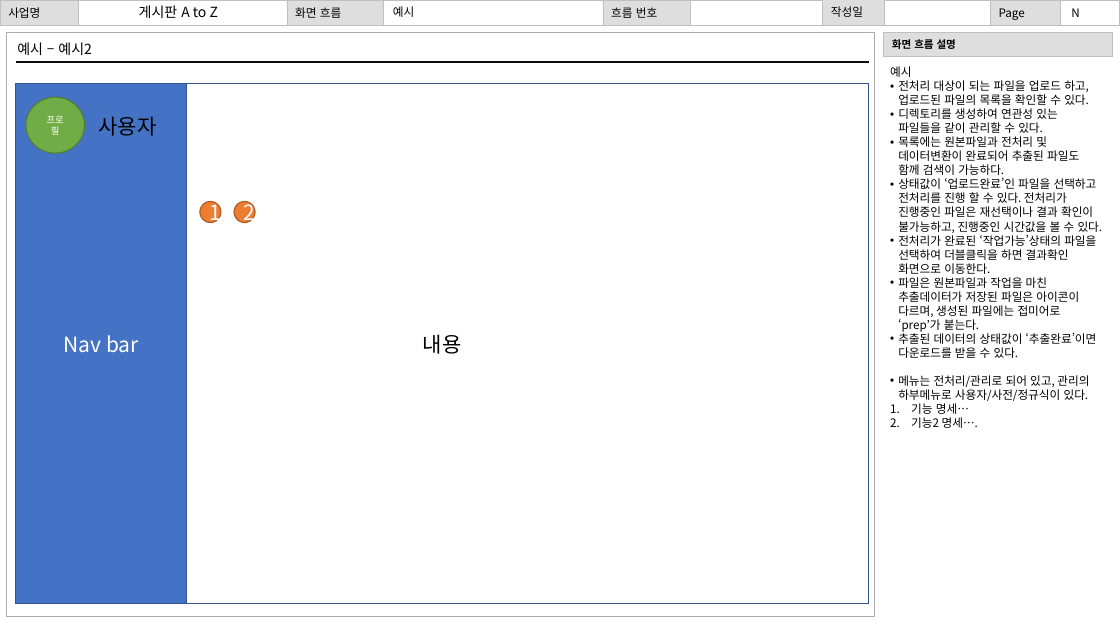
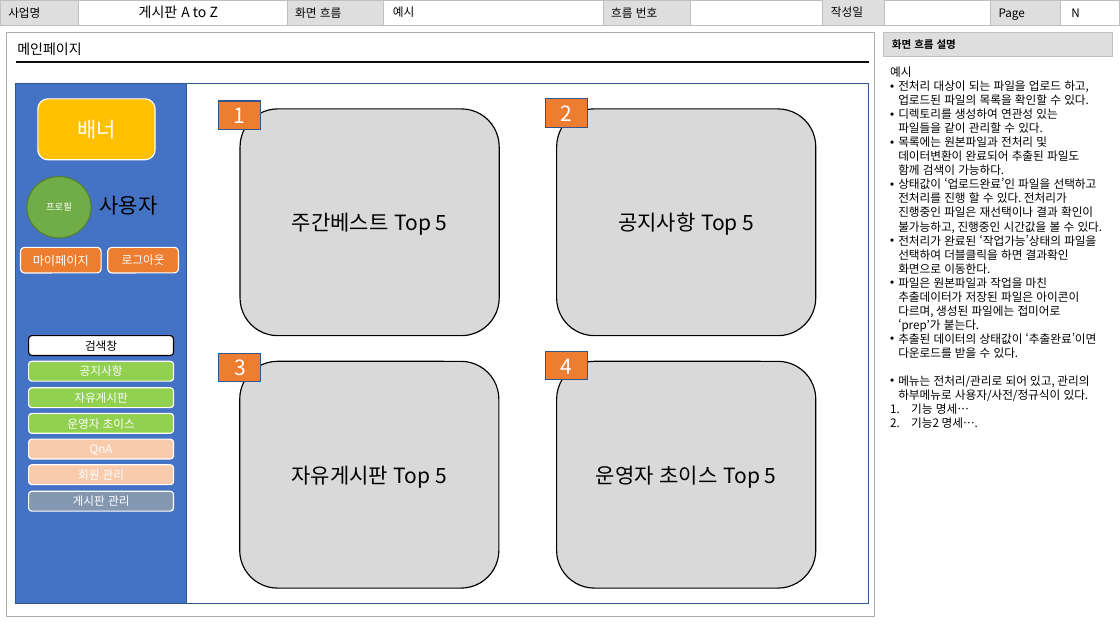
Before and after one commit to gihangShin/test, a slide deck: slide 3 of 문서/화면 설계서/화면설계서 이혁준.pptx (slide 2 before the commit). Drawn at 1120x630 pixels with LibreOffice and Linux fonts; fonts in the diff are those of the drawing. Boxes give left, top, right and bottom in pixels: in the first picture for what was removed or moved away, otherwise in the second. Text is boxed around its words. In the diff, an @@ line names an element or a change of style, - is before the commit and + after.

```diff
--- a/문서/화면 설계서/화면설계서 이혁준.pptx
+++ b/문서/화면 설계서/화면설계서 이혁준.pptx
@@ text at [17, 42, 81, 55]: text changed @@
-예시 – 예시2
+메인페이지
@@ rounded rectangle added at [38, 99, 155, 160], fill #FFC000, outline #FFFFFF 1 pt, 18 pt, text #FFFFFF @@
+배너
@@ rectangle "1": place and size @@
-rectangle "1" at [200, 202, 221, 223]
+rectangle "1" at [218, 101, 260, 129]
@@ rectangle "1" at [218, 101, 260, 129]: ellipse to rectangle; outline #AF5C24 1 pt to #325491 1 pt @@
@@ rounded rectangle added at [240, 109, 499, 336], fill #D9D9D9, outline #000000 1 pt, 18 pt, text #000000 @@
+주간베스트 Top 5
@@ rectangle "2" at [545, 99, 587, 128]: ellipse to rectangle; outline #AF5C24 1 pt to #325491 1 pt @@
@@ rectangle "2": place and size @@
-rectangle "2" at [234, 202, 255, 223]
+rectangle "2" at [545, 99, 587, 128]
@@ rounded rectangle added at [557, 109, 816, 336], fill #D9D9D9, outline #000000 1 pt, 18 pt, text #000000 @@
+공지사항 Top 5
@@ ellipse "프로필": place and size @@
-ellipse "프로필" at [26, 97, 85, 154]
+ellipse "프로필" at [27, 176, 91, 238]
@@ text "사용자": place and size @@
-text "사용자" at [98, 116, 156, 136]
+text "사용자" at [99, 195, 157, 215]
@@ rounded rectangle added at [20, 247, 101, 272], fill #ED7D31, outline #FFFFFF 1 pt, 10.5 pt, text #FFFFFF @@
+마이페이지
@@ rounded rectangle added at [108, 247, 178, 272], fill #ED7D31, outline #FFFFFF 1 pt, 10 pt, text #FFFFFF @@
+로그아웃
@@ rounded rectangle added at [29, 336, 173, 356], fill #FFFFFF, outline #000000 1 pt, 10 pt, text #000000 @@
+검색창
@@ text in rectangle at [64, 335, 139, 352]: text removed @@
-Nav bar
@@ rectangle added at [219, 353, 261, 381], fill #ED7D31, outline #325491 1 pt, 18 pt, text #FFFFFF @@
+3
@@ text in rectangle at [423, 334, 462, 354]: text removed @@
-내용
@@ rectangle added at [545, 351, 587, 380], fill #ED7D31, outline #325491 1 pt, 18 pt, text #FFFFFF @@
+4
@@ rounded rectangle added at [29, 361, 173, 381], fill #92D050, outline #FFFFFF 1 pt, 10 pt, text #FFFFFF @@
+공지사항
@@ rounded rectangle added at [29, 388, 173, 408], fill #92D050, outline #FFFFFF 1 pt, 10 pt, text #FFFFFF @@
+자유게시판
@@ rounded rectangle added at [239, 361, 498, 588], fill #D9D9D9, outline #000000 1 pt, 18 pt, text #000000 @@
+자유게시판 Top 5
@@ rounded rectangle added at [557, 361, 816, 588], fill #D9D9D9, outline #000000 1 pt, 18 pt, text #000000 @@
+운영자 초이스 Top 5
@@ rounded rectangle added at [29, 413, 173, 434], fill #92D050, outline #FFFFFF 1 pt, 10 pt, text #FFFFFF @@
+운영자 초이스
@@ rounded rectangle added at [29, 439, 173, 460], fill #F8CBAD, outline #FFFFFF 1 pt, 10 pt, text #FFFFFF @@
+QnA
@@ rounded rectangle added at [29, 465, 173, 485], fill #F8CBAD, outline #FFFFFF 1 pt, 10 pt, text #FFFFFF @@
+회원 관리
@@ rounded rectangle added at [29, 492, 173, 512], fill #8497B0, outline #FFFFFF 1 pt, 10 pt, text #FFFFFF @@
+게시판 관리
```
Also in this commit, not shown: 28 slides added.
